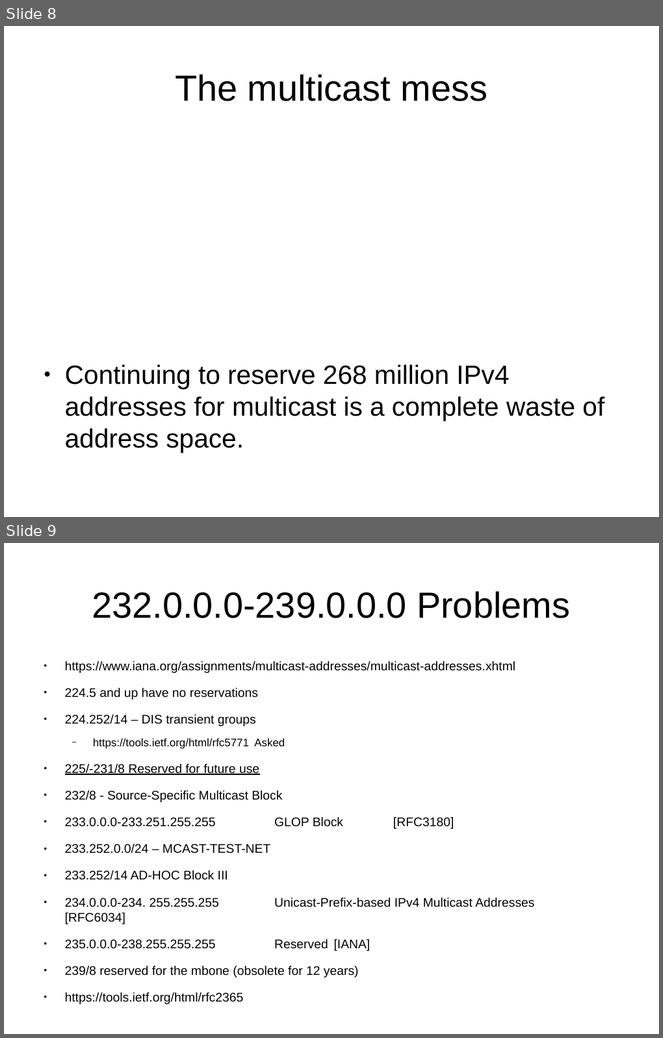
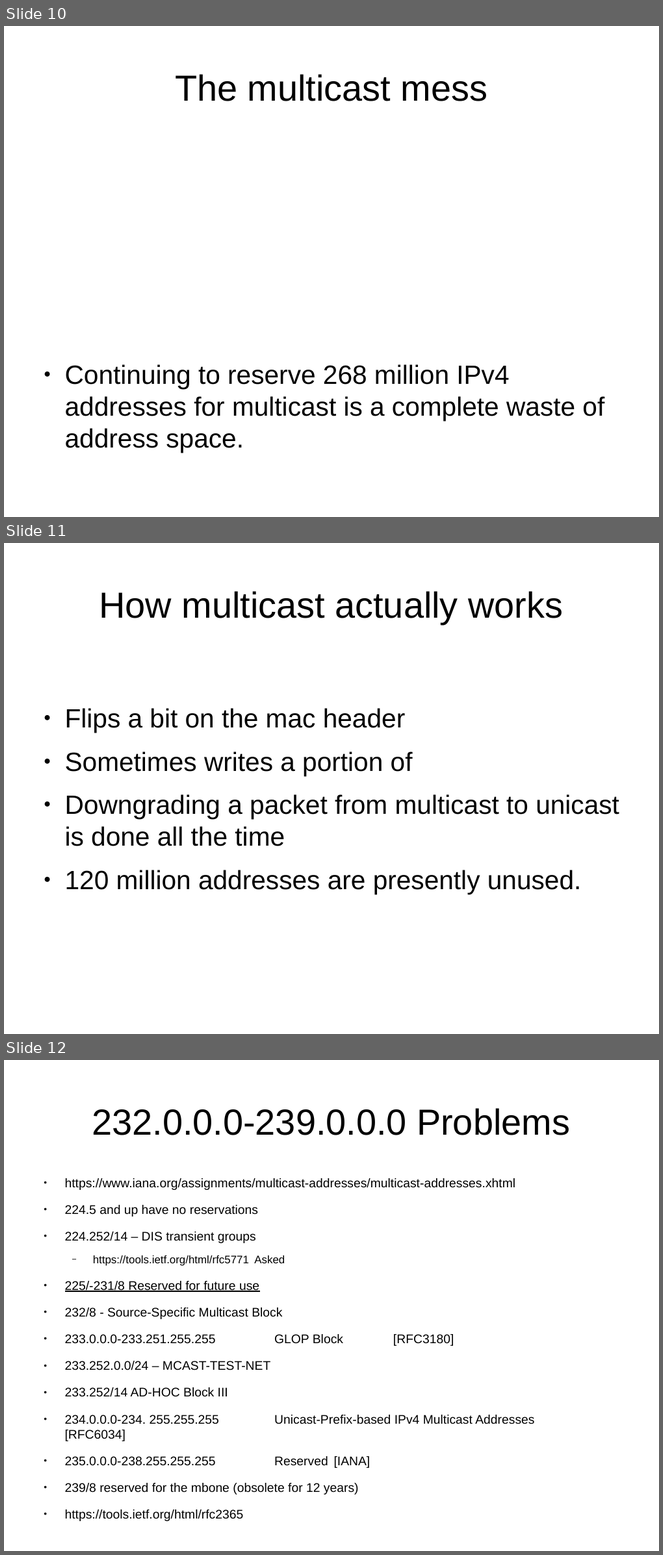
Before and after one commit to schoen/unicast-extensions, a slide deck: docs/preso.odp. Shown one above the other, each under a label of ours: slides 8 and 9 before the commit, slides 10, 11 and 12 after it. The pictures are 663x1038 and 663x1555 pixels, drawn with LibreOffice and Linux fonts; fonts in the diff are those of the drawing. Boxes give left, top, right and bottom in pixels: in the first picture for what was removed or moved away, otherwise in the second. Text is boxed around its words. In the diff, an @@ line names an element or a change of style, - is before the commit and + after.

```diff
--- a/docs/preso.odp
+++ b/docs/preso.odp
@@ slide 11 added at <box>4,543,659,1034</box>, background #FFFFFF @@
@@ title added at <box>100,591,563,624</box>, 44 pt, text #000000 @@
+How multicast actually works
@@ text added at <box>65,708,620,895</box>, 32 pt, text #000000 @@
+● Flips a bit on the mac header
+● Sometimes writes a portion of
+● Downgrading a packet from multicast to unicast is done all the time
+● 120 million addresses are presently unused.
@@ what was slide 8 is now slide 10 @@
@@ what was slide 9 is now slide 12 @@
```
Also in this commit, not shown: 5 slides changed, 7 other slides added, 3 slides removed.
